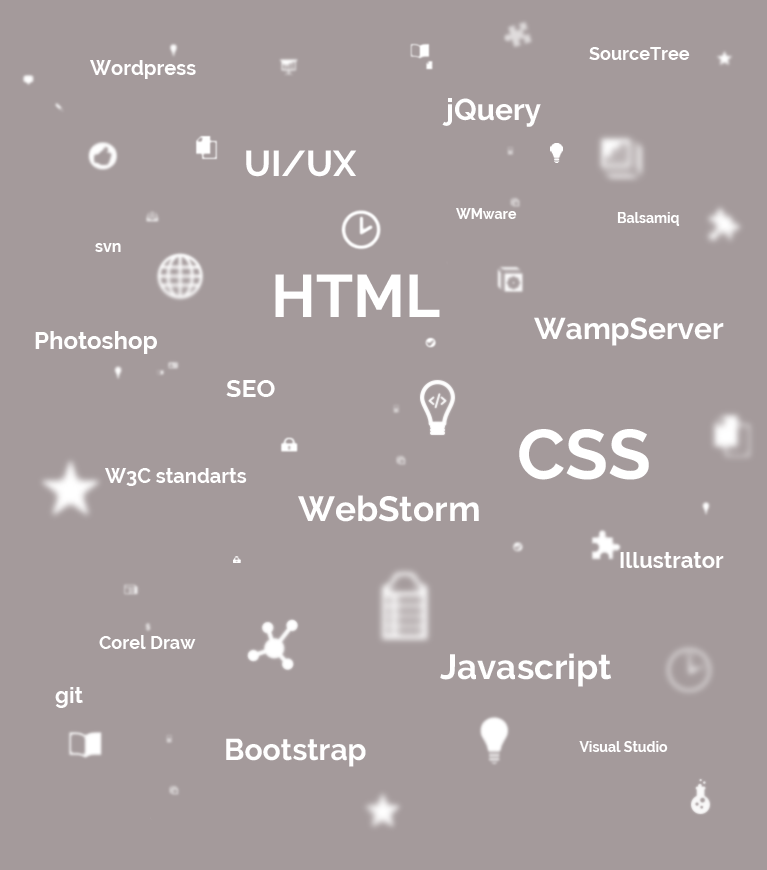
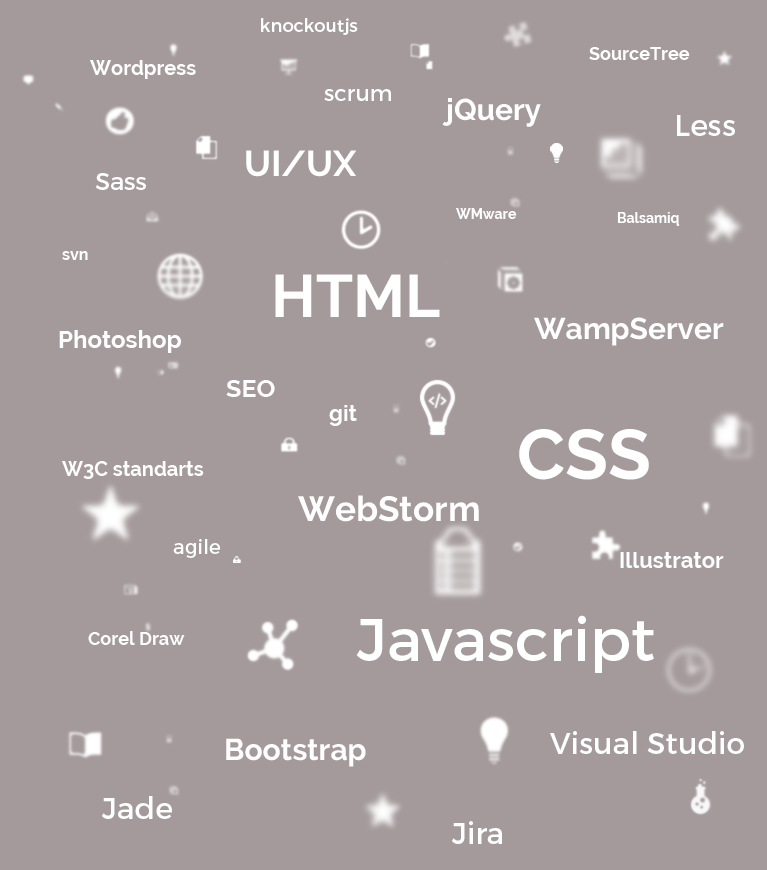
Two versions of the same layered image (767x870). Layer-by-layer changes:
removed group "Images" (1st of 2) (1 layers) over [35, 18, 744, 833]
added group "parallax" with 3 layers over [35, 18, 744, 844]
renamed "Images" to "parallax_1", moved it into group "parallax", painted on it over [35, 18, 744, 833]
removed group "Texts" (1 layers) over [35, 89, 724, 754]
removed layer "text" from group "Texts" over [35, 89, 724, 754]
added layer "parallax_2" in group "parallax" over [59, 18, 744, 844]
moved "bg-brown" into group "parallax" over [35, 18, 744, 844]
